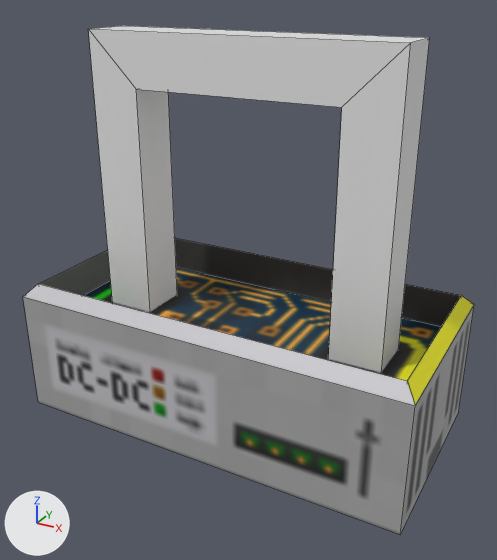
A saved change to the Blender file src/main/resources/assets/eln/model/transformator/transformator.blend.
Before and after are seen from a camera (50 mm lens) standing at (0.75, -1.351, 0.545) and looking at (0.067, -0.109, -0.076). Every picture has the same lights, and +X, +Y and +Z are marked at lower left. Mesh edges are drawn as thin lines.

The older version as bpy lines, for what is in view:
```python
me_fero = bpy.data.meshes.new('fero')
me_fero.from_pydata(...)  # 16 vertices, 16 faces; spans x -0.375..0.375, y -0.062..0.062, z -0.441..0.438
me_main = bpy.data.meshes.new('main')
me_main.from_pydata(...)  # 16 vertices, 14 faces; spans x -0.5..0.5, y -0.25..0.25, z -0.5..-0.157
me_main.materials.append(mat_transformator)  # picture img_transformator
me_sbire = bpy.data.meshes.new('sbire')
me_sbire.from_pydata(...)  # a box spanning x -0.438..-0.188, y -0.125..0.125, z 0.0..0.062
me_sbire.materials.append(mat_transformator)  # picture img_transformator
ob_fero = bpy.data.objects.new('fero', me_fero)
ob_fero.location = (0.0, 0.0, 0.0)
ob_main = bpy.data.objects.new('main', me_main)
ob_main.location = (0.0, 0.0, 0.0)
ob_sbire = bpy.data.objects.new('sbire', me_sbire)
ob_sbire.location = (0.0, 0.0, 0.0)
ob_sbire.hide_viewport = True
```
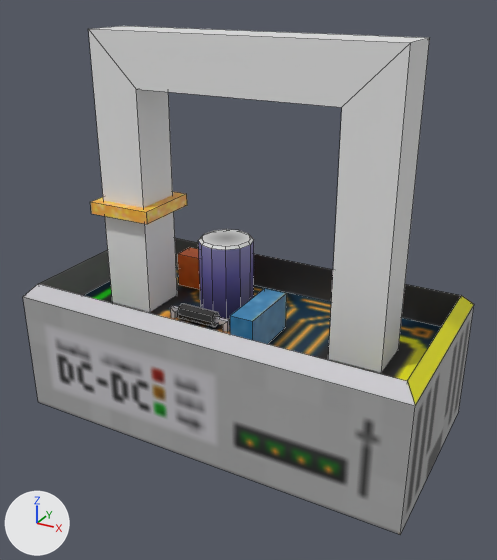
Pixel boxes [x1, y1, x2, y2] of what changed, in the pictures (497 x 560 px):
'main', reshaped
    before: [23, 238, 474, 535]
    after: [23, 229, 474, 535]
'sbire', shown (orange)
    after: [90, 192, 187, 224]
part 2 of me_main, added (blue)
    after: [230, 288, 287, 344]
part 3 of me_main, added (black)
    after: [177, 304, 220, 327]
part 4 of me_main, added (brown)
    after: [178, 247, 200, 290]
part 5 of me_main, added (blue)
    after: [198, 229, 254, 319]
part 6 of me_main, added
    after: [170, 306, 230, 332]

Diff of the bpy script that builds the scene:
```diff
--- a/src/main/resources/assets/eln/model/transformator/transformator.blend.py
+++ b/src/main/resources/assets/eln/model/transformator/transformator.blend.py
@@ me_sbire @@
 me_sbire.from_pydata(...)  # 8 vertices, 6 faces; spans x -0.438..-0.188, y -0.125..0.125, z 0.0..0.062
 # used by ob_sbire; location = (0.0, 0.0, 0.0)
+# me_sbire part 1: the whole mesh is scaled about its middle by (0.694, 0.694, 0.496), then moved by (0.002, 0.0, -0.016)
 me_sbire.materials.append(mat_transformator)
@@ me_main @@
 # used by ob_main; location = (0.0, 0.0, 0.0)
-me_main.from_pydata(...)  # 16 vertices, 14 faces; spans x -0.5..0.5, y -0.25..0.25, z -0.5..-0.157
+me_main.from_pydata(...)  # 101 vertices, 76 faces; spans x -0.5..0.5, y -0.496..0.25, z -0.5..-0.056
+# me_main part 2: a new loose piece, a box spanning x 0.041..0.1, y -0.147..0.023, z -0.248..-0.155, in mat_transformator (picture img_transformator)
+# me_main part 3: a new loose piece, an 8-sided cylinder along x spanning x -0.155..-0.055, y -0.075..-0.035, z -0.25..-0.21, in mat_transformator (picture img_transformator)
+# me_main part 4: a new loose piece, a box spanning x -0.273..-0.157, y 0.104..0.163, z -0.245..-0.152, in mat_transformator (picture img_transformator)
+# me_main part 5: a new loose piece of 36 vertices spanning x -0.158..-0.018, y -0.014..0.126, z -0.249..-0.056, in mat_transformator (picture img_transformator)
+# me_main part 6: a new loose piece of 16 vertices spanning x -0.186..-0.019, y -0.061..-0.05, z -0.284..-0.224, in mat_transformator (picture img_transformator)
 me_main.materials.append(mat_transformator)
@@ ob_sbire @@
 ob_sbire.location = (0.0, 0.0, 0.0)
-ob_sbire.hide_viewport = True
```
